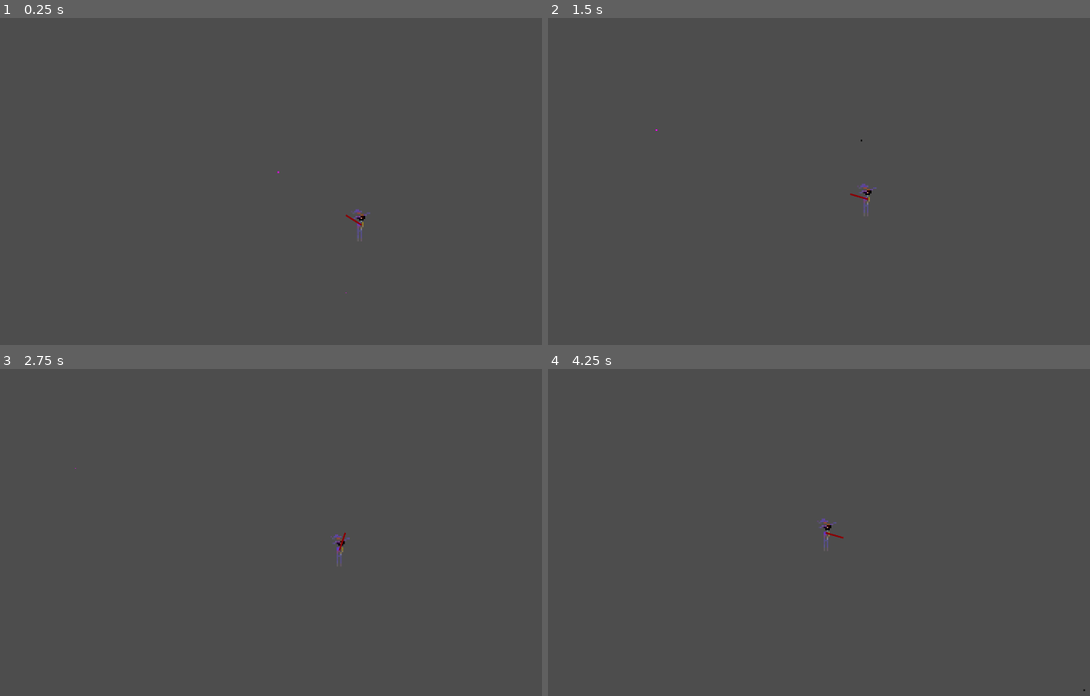
Above: before the commit, frames 1-4 (two rows, left to right).
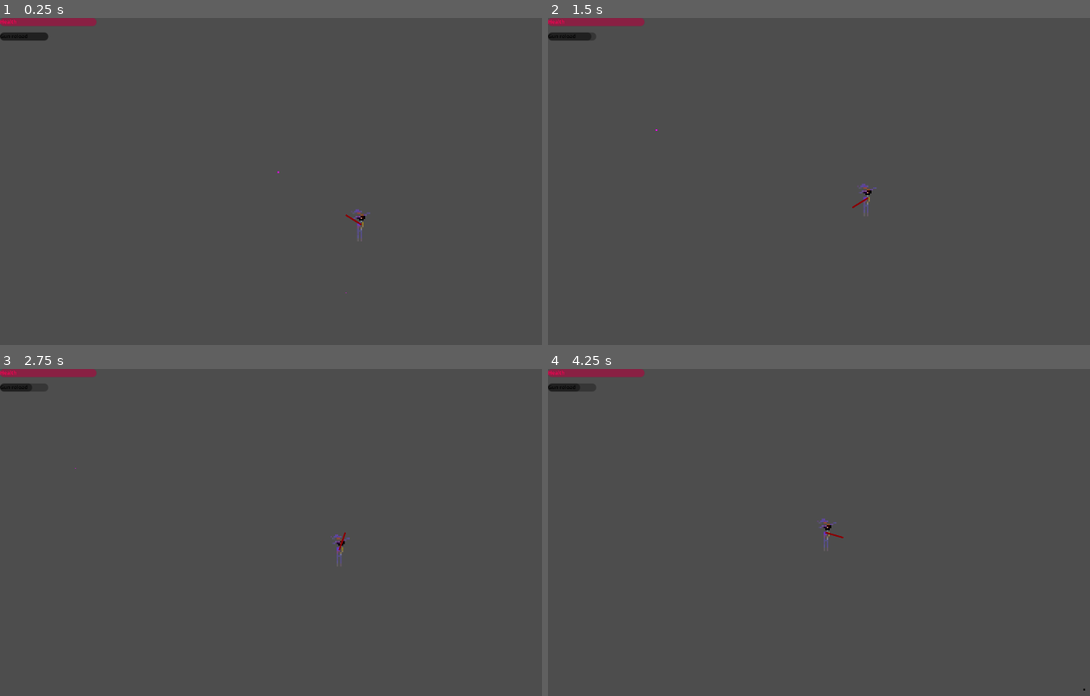
Above: after the commit, the same moments.

Repository: Matercan/Reggie-game
Game: Godot game, scene res://Scenes/level.tscn
The game is run twice, just before and just after one commit, with the same random seed, the same clock (stepped at 60 frames per second) and the same inputs.
Inputs (mouse positions are in pixels of both pictures, inside the frame that each line leads up to):
- Up to frame 1 (0.25 s): no input
- Up to frame 2 (1.5 s): move the mouse to (992, 174) at 0.52 s; hold D (right) 0.53-1.28 s; click (992, 174) at 0.6 s; move the mouse to (732, 210) at 1.27 s; hold S (down) from 1.28 s (still down); click (732, 210) at 1.35 s
- Up to frame 3 (2.75 s): move the mouse to (368, 467) at 2.02 s; release S (down) at 2.03 s; hold D (right) from 2.03 s (still down); click (368, 467) at 2.1 s
- Up to frame 4 (4.25 s): move the mouse to (824, 610) at 2.77 s; release D (right) at 2.78 s; hold W (up) 2.78-3.53 s; click (824, 610) at 2.85 s; move the mouse to (1041, 594) at 3.52 s; hold A (left) from 3.53 s (still down); click (1041, 594) at 3.6 s

The runs differ from the first frame. In frame 1, 0.6% of the frame differs, in the area x 0-67%, y 0-64%; in frame 2, 0.6%, in the area x 0-60%, y 0-59%; in frame 3, 0.6%; in frame 4, 0.6%.

Commit message:
GUI sliders

Diff:
--- /dev/null
+++ b/reggie-game-2.0/Scenes/InGameUI.tscn
@@ -0,0 +1,14 @@
+[gd_scene format=3 uid="uid://cjab2e0u6livd"]
+
+[node name="InGameUI" type="Control"]
+layout_mode = 3
+anchors_preset = 15
+anchor_right = 1.0
+anchor_bottom = 1.0
+grow_horizontal = 2
+grow_vertical = 2
+
+[node name="MidLevelUI" type="MarginContainer" parent="."]
+layout_mode = 0
+offset_right = 40.0
+offset_bottom = 40.0
--- /dev/null
+++ b/reggie-game-2.0/Scenes/LevelGUI.tscn
@@ -0,0 +1,50 @@
+[gd_scene load_steps=2 format=3 uid="uid://cn6j8iitap4fi"]
+
+[ext_resource type="Script" uid="uid://ct7gysvdekohl" path="res://Scripts/playerprogressbar.gd" id="1_yhu6x"]
+
+[node name="CanvasLayer" type="CanvasLayer"]
+
+[node name="MarginContainer" type="MarginContainer" parent="."]
+anchors_preset = 15
+anchor_right = 1.0
+anchor_bottom = 1.0
+grow_horizontal = 2
+grow_vertical = 2
+
+[node name="VBoxContainer" type="VBoxContainer" parent="MarginContainer"]
+layout_mode = 2
+size_flags_vertical = 0
+
+[node name="Reloadtimebar2" type="ProgressBar" parent="MarginContainer/VBoxContainer"]
+modulate = Color(0.984345, 0, 0.33085, 1)
+custom_minimum_size = Vector2(60, 5)
+layout_mode = 2
+size_flags_horizontal = 0
+show_percentage = false
+script = ExtResource("1_yhu6x")
+variable_name_1 = "Health"
+variable_name_2 = "Maxhealth"
+
+[node name="Label" type="Label" parent="MarginContainer/VBoxContainer/Reloadtimebar2"]
+layout_mode = 2
+offset_right = 86.0
+offset_bottom = 23.0
+scale = Vector2(0.2, 0.2)
+text = "Health"
+
+[node name="Reloadtimebar" type="ProgressBar" parent="MarginContainer/VBoxContainer"]
+modulate = Color(0, 0, 0, 1)
+custom_minimum_size = Vector2(30, 5)
+layout_mode = 2
+size_flags_horizontal = 0
+show_percentage = false
+script = ExtResource("1_yhu6x")
+variable_name_1 = "timesinceshot"
+variable_name_2 = "reloadTime"
+
+[node name="Label" type="Label" parent="MarginContainer/VBoxContainer/Reloadtimebar"]
+layout_mode = 2
+offset_right = 86.0
+offset_bottom = 23.0
+scale = Vector2(0.2, 0.2)
+text = "Gun reload"
--- a/reggie-game-2.0/Scenes/level.tscn
+++ b/reggie-game-2.0/Scenes/level.tscn
@@ -1,13 +1,14 @@
-[gd_scene load_steps=4 format=3 uid="uid://djexgwte1f3cw"]
+[gd_scene load_steps=5 format=3 uid="uid://djexgwte1f3cw"]
 
 [ext_resource type="PackedScene" uid="uid://bwm5efke0fggc" path="res://Scenes/reggie.tscn" id="1_tumq0"]
 [ext_resource type="PackedScene" uid="uid://blwvtnmftajb7" path="res://Scenes/followplayer.tscn" id="2_k5f4k"]
+[ext_resource type="PackedScene" uid="uid://cn6j8iitap4fi" path="res://Scenes/LevelGUI.tscn" id="4_wqkje"]
 
 [sub_resource type="PlaceholderTexture2D" id="PlaceholderTexture2D_k5f4k"]
 
-[node name="Level" type="Node2D" groups=["player"]]
+[node name="Level" type="Node2D"]
 
-[node name="Reggie" parent="." instance=ExtResource("1_tumq0")]
+[node name="Reggie" parent="." groups=["player"] instance=ExtResource("1_tumq0")]
 position = Vector2(51, 33)
 
 [node name="Followplayer" parent="." node_paths=PackedStringArray("reggie") instance=ExtResource("2_k5f4k")]
@@ -24,3 +25,5 @@
 
 [node name="Sprite2D" type="Sprite2D" parent="Node2D2"]
 texture = SubResource("PlaceholderTexture2D_k5f4k")
+
+[node name="CanvasLayer" parent="." instance=ExtResource("4_wqkje")]
--- a/reggie-game-2.0/Scenes/projectile.tscn
+++ b/reggie-game-2.0/Scenes/projectile.tscn
@@ -7,6 +7,7 @@
 [sub_resource type="PlaceholderTexture2D" id="PlaceholderTexture2D_gf172"]
 
 [node name="Projectile" type="Area2D"]
+collision_layer = 3
 script = ExtResource("1_f8cdk")
 
 [node name="CollisionShape2D" type="CollisionShape2D" parent="."]
--- a/reggie-game-2.0/Scenes/reggie.tscn
+++ b/reggie-game-2.0/Scenes/reggie.tscn
@@ -25,7 +25,7 @@
 debug_color = Color(0.585556, 0.402011, 0.951701, 0.42)
 
 [node name="gun" type="Node2D" parent="." node_paths=PackedStringArray("guntip")]
-position = Vector2(0.065, -0.825)
+position = Vector2(0, -1)
 script = ExtResource("4_s4wch")
 guntip = NodePath("Sprite2D")
 rotation_speed_deg = 720.0
--- a/reggie-game-2.0/Scripts/bullets.gd
+++ b/reggie-game-2.0/Scripts/bullets.gd
@@ -14,7 +14,7 @@
 	if (time >= length): free()
 
 func find_gun_pos() -> Vector2:
-	var gun = reggie.get_node("Reggie/gun")  # Capitalization matters!
+	var gun = reggie.get_node("gun")  # Capitalization matters!
 	var guntip = gun.get_node("Sprite2D")
 	return guntip.global_position - gun.global_position
 
--- a/reggie-game-2.0/Scripts/gun.gd
+++ b/reggie-game-2.0/Scripts/gun.gd
@@ -1,7 +1,9 @@
 extends Node2D
 
 @export var guntip: Sprite2D
-@export var rotation_speed_deg: float = 180.0  # Degrees per second
+@export var rotation_speed_deg: float = 180.0 # Degrees per second
+@export var reloadtime: float = 1
+@onready var timesinceshot: float = reloadtime
 
 func _physics_process(delta: float) -> void:
 	var target_pos = get_global_mouse_position()
@@ -12,7 +14,11 @@
 	var new_direction = rotate_toward_limited(current_facing, to_mouse, max_angle)
 	rotation = new_direction.angle()
 
-	if Input.is_action_just_pressed("shoot"): shoot()
+	if Input.is_action_just_pressed("shoot") and timesinceshot >= reloadtime:
+		shoot()
+		timesinceshot = 0
+	timesinceshot += delta
+	print("Time since last gunshot: ", timesinceshot)
 
 
 func rotate_toward_limited(from: Vector2, to: Vector2, max_angle: float) -> Vector2:
--- /dev/null
+++ b/reggie-game-2.0/Scripts/playerprogressbar.gd
@@ -0,0 +1,47 @@
+extends ProgressBar
+
+
+
+@export var variable_name_1: String
+@export var variable_name_2: String
+
+@onready var reggie = get_tree().get_nodes_in_group("player")[0]
+@onready var target_node = reggie
+var value1: Variant = null
+var value2: Variant = null
+
+func _ready():
+	print("Target name: ", target_node.name)
+	update_values()
+
+func update_values():
+	if target_node:
+		if variable_name_1 != "" and has_variable(target_node, variable_name_1):
+			value1 = target_node.get(variable_name_1)
+			print("Value of Variable '%s': %s" % [variable_name_1, str(value1)])
+		else:
+			value1 = null
+			print("Variable '%s' not found" % variable_name_1)
+
+		if variable_name_2 != "" and has_variable(target_node, variable_name_2):
+			value2 = target_node.get(variable_name_2)
+			print("Value of Variable '%s': %s" % [variable_name_2, str(value2)])
+		else:
+			value2 = null
+			print("Variable '%s' not found" % variable_name_2)
+
+func has_variable(node: Object, var_name: String) -> bool:
+	return var_name in node.get_property_list().map(func(p): return p.name)
+
+
+func _physics_process(_delta) -> void:
+	update_values()
+	if variable_name_1 == "timesinceshot":
+		var reggiegun = reggie.get_node("gun")
+
+		var timesinceshot = reggiegun.timesinceshot
+		var outof = reggiegun.reloadtime
+		value = 100 * timesinceshot / outof
+		print("Reload Time: ", value)
+	else:
+		if value1 and value2 != null: value = 100 * value1 / value2
--- a/reggie-game-2.0/Scripts/reggie.gd
+++ b/reggie-game-2.0/Scripts/reggie.gd
@@ -5,13 +5,19 @@
 @export var acceleration : float = 0.1
 @export var projectile: PackedScene
 @export var gun: Node2D
+@export var Maxhealth: float = 100
+@export var Health: float = 100
 
 func _ready():
 	add_to_group("Player")
 
+func has_variable(node: Object, var_name: String) -> bool:
+	return var_name in node.get_property_list().map(func(p): return p.name)
+
 
 func _physics_process(_delta) -> void:
 	move()
+
 
 func move() -> void:
 	#get input direction
--- a/reggie-game-2.0/project.godot
+++ b/reggie-game-2.0/project.godot
@@ -18,6 +18,7 @@
 [display]
 
 window/stretch/mode="canvas_items"
+window/stretch/aspect="expand"
 window/stretch/scale=3.0
 
 [input]
Not shown, added: reggie-game-2.0/Scripts/playerprogressbar.gd.uid
